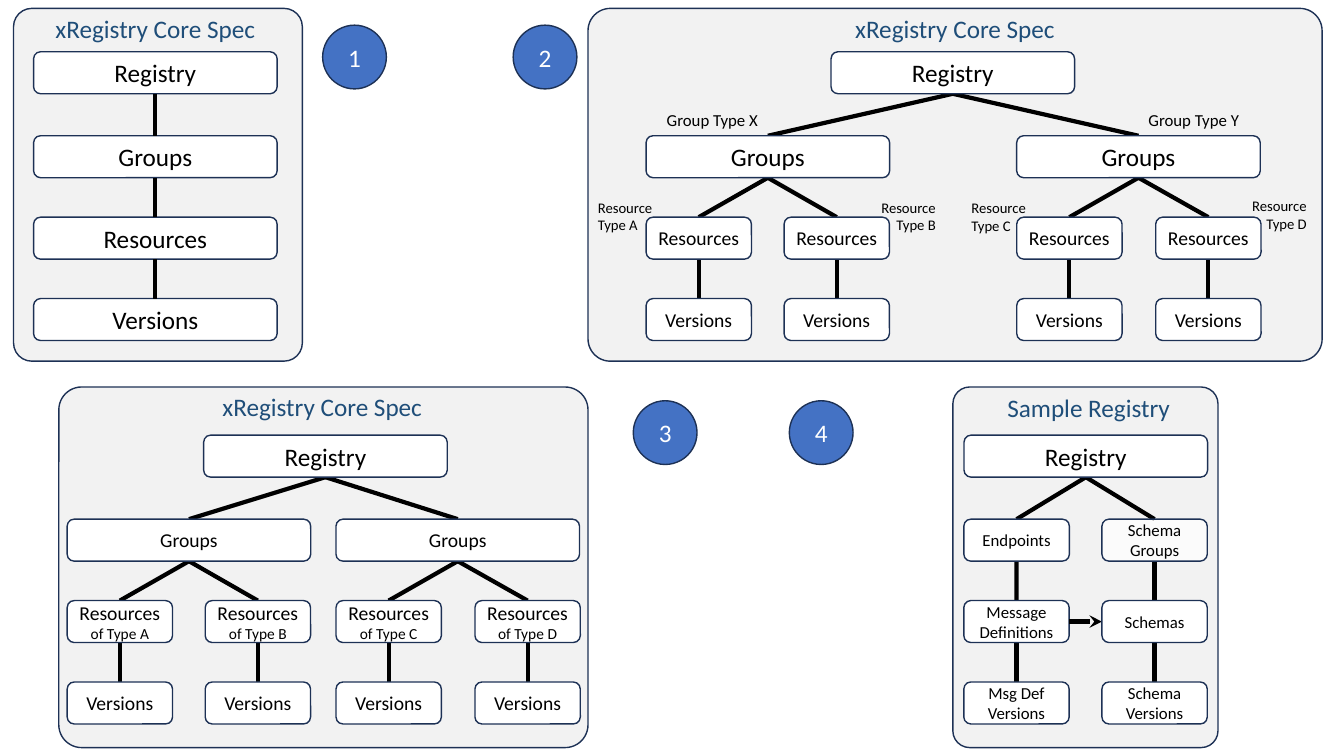
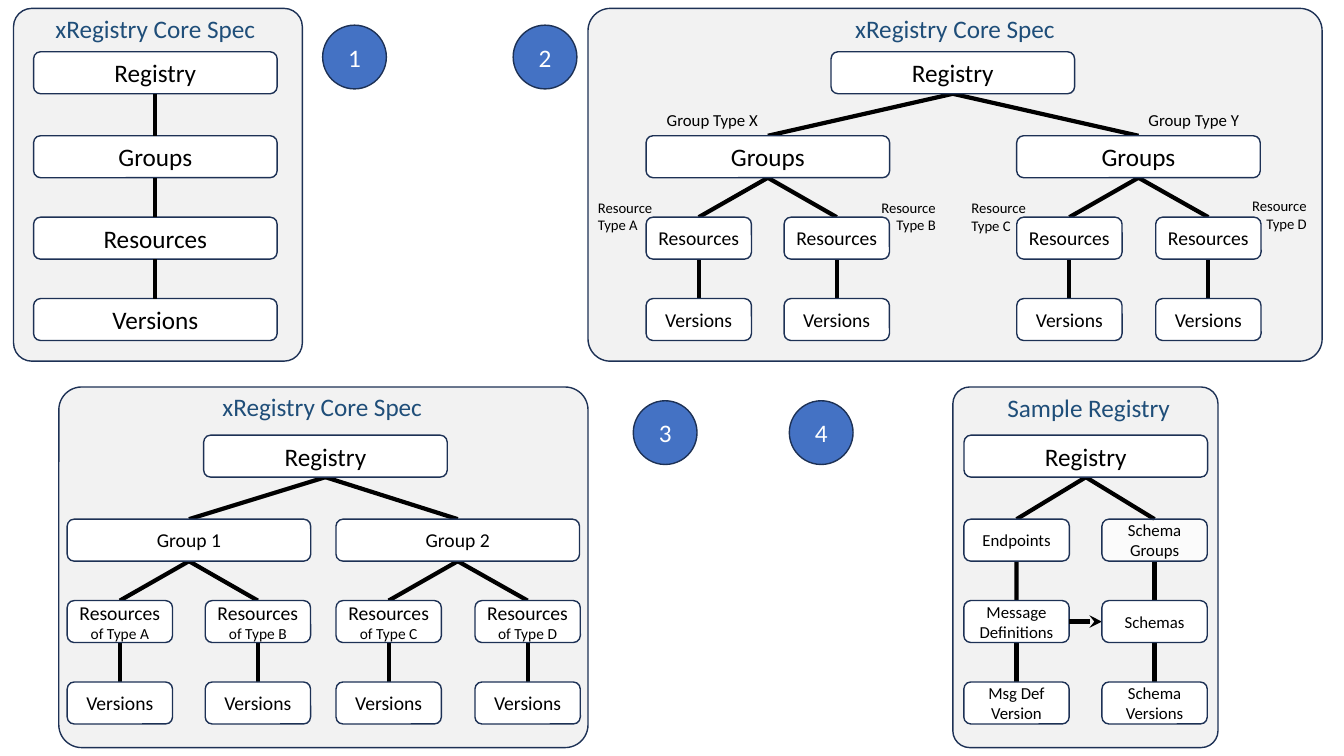
Before and after one commit to xregistry/spec, a slide deck: slide 3 of core/diagrams.pptx. Drawn at 1344x756 pixels with LibreOffice and Linux fonts; fonts in the diff are those of the drawing. Boxes give left, top, right and bottom in pixels: in the first picture for what was removed or moved away, otherwise in the second. Text is boxed around its words. In the diff, an @@ line names an element or a change of style, - is before the commit and + after.

```diff
--- a/core/diagrams.pptx
+++ b/core/diagrams.pptx
@@ text in rounded rectangle at [157, 534, 221, 550]: text changed @@
-Groups
+Group 1
@@ text in rounded rectangle at [426, 534, 490, 550]: text changed @@
-Groups
+Group 2
@@ text in rounded rectangle at [988, 687, 1045, 724]: text changed @@
-Msg Def Versions
+Msg Def Version
```
Also in this commit, not shown: 9 other files.
